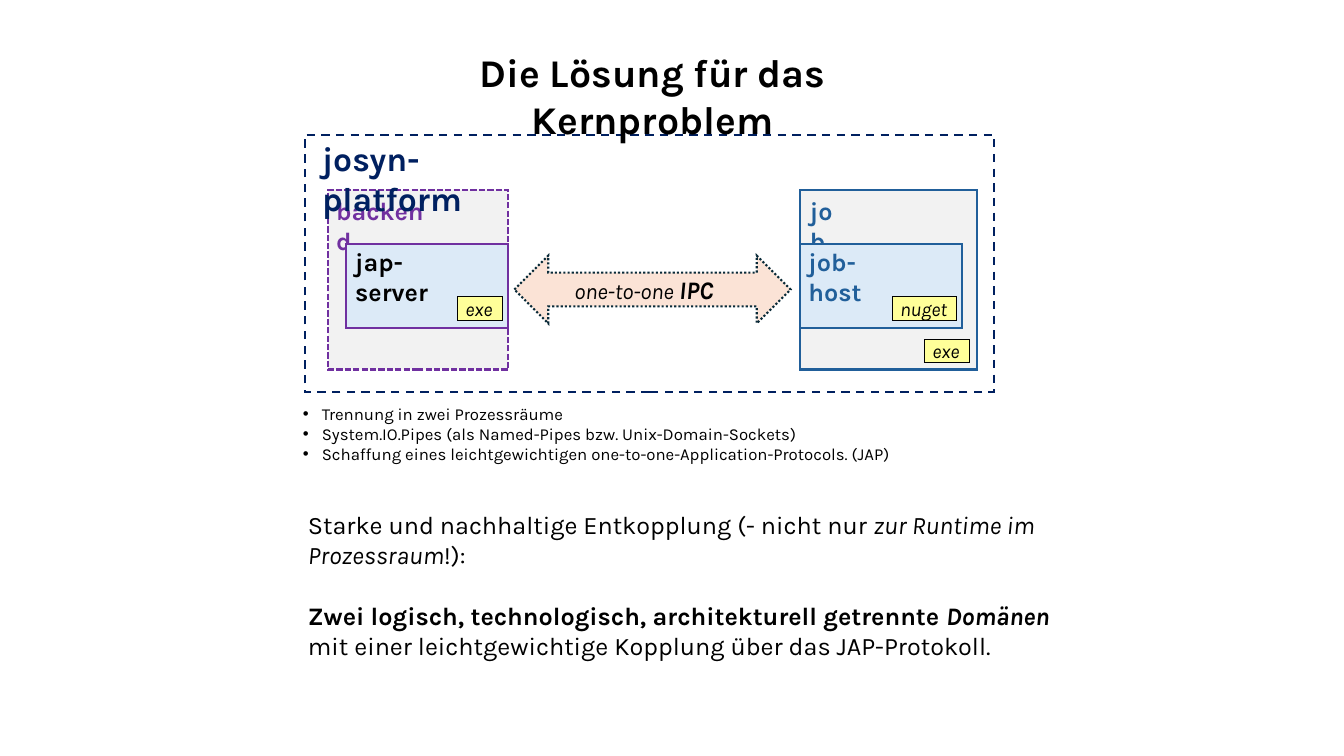
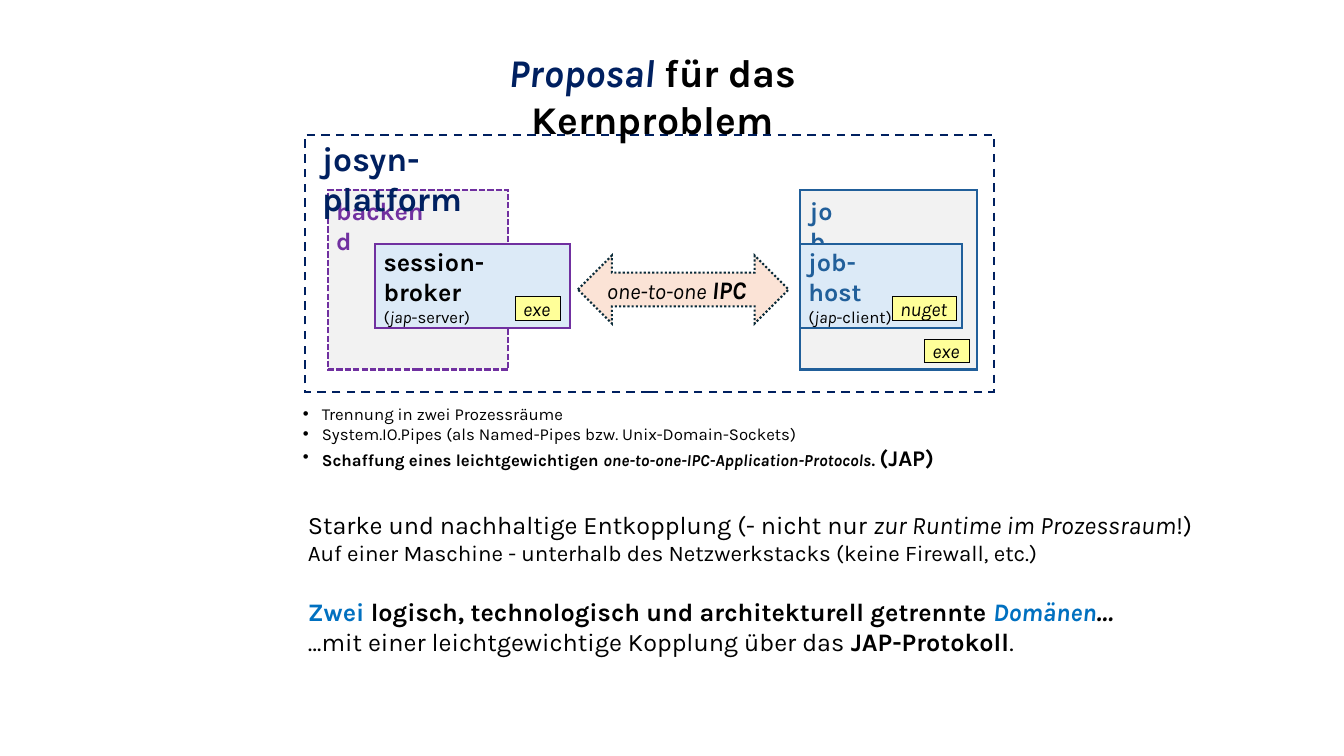
Before and after one commit to ckluth/josyn-platform, a slide deck: slide 8 of josyn-intro.pptx (slide 9 before the commit). Drawn at 1344x756 pixels with LibreOffice and Linux fonts; fonts in the diff are those of the drawing. Boxes give left, top, right and bottom in pixels: in the first picture for what was removed or moved away, otherwise in the second. Text is boxed around its words. In the diff, an @@ line names an element or a change of style, - is before the commit and + after.

```diff
--- a/josyn-intro.pptx
+++ b/josyn-intro.pptx
@@ text at [509, 59, 797, 144]: text changed @@
-Die Lösung für das Kernproblem
+Proposal für das Kernproblem
@@ rectangle: place and size @@
-rectangle at [346, 244, 508, 329]
+rectangle at [375, 244, 570, 329]
@@ text at [384, 253, 485, 328]: text changed @@
-jap-server
+session-broker
+(jap-server)
@@ left right arrow: place and size @@
-left right arrow at [514, 256, 790, 324]
+left right arrow at [578, 256, 788, 324]
@@ text "one-to-one IPC": place and size @@
-text "one-to-one IPC" at [574, 282, 713, 306]
+text "one-to-one IPC" at [607, 282, 746, 306]
@@ rectangle "exe": place and size @@
-rectangle "exe" at [458, 296, 503, 321]
+rectangle "exe" at [515, 296, 561, 321]
@@ text at [808, 311, 891, 328]: paragraph added @@
+(jap-client)
@@ text at [322, 449, 934, 471]: text changed; bold on @@
-• Schaffung eines leichtgewichtigen one-to-one-Application-Protocols. (JAP)
+• Schaffung eines leichtgewichtigen one-to-one-IPC-Application-Protocols. (JAP)
@@ text at [308, 516, 1192, 658]: text changed @@
-Starke und nachhaltige Entkopplung (- nicht nur zur Runtime im Prozessraum!):
-Zwei logisch, technologisch, architekturell getrennte Domänen
-mit einer leichtgewichtige Kopplung über das JAP-Protokoll.
+Starke und nachhaltige Entkopplung (- nicht nur zur Runtime im Prozessraum!)
+Auf einer Maschine - unterhalb des Netzwerkstacks (keine Firewall, etc.)
+Zwei logisch, technologisch und architekturell getrennte Domänen…
+…mit einer leichtgewichtige Kopplung über das JAP-Protokoll.
```
Also in this commit, not shown: 4 other slides changed, 2 slides removed, 5 other files.
